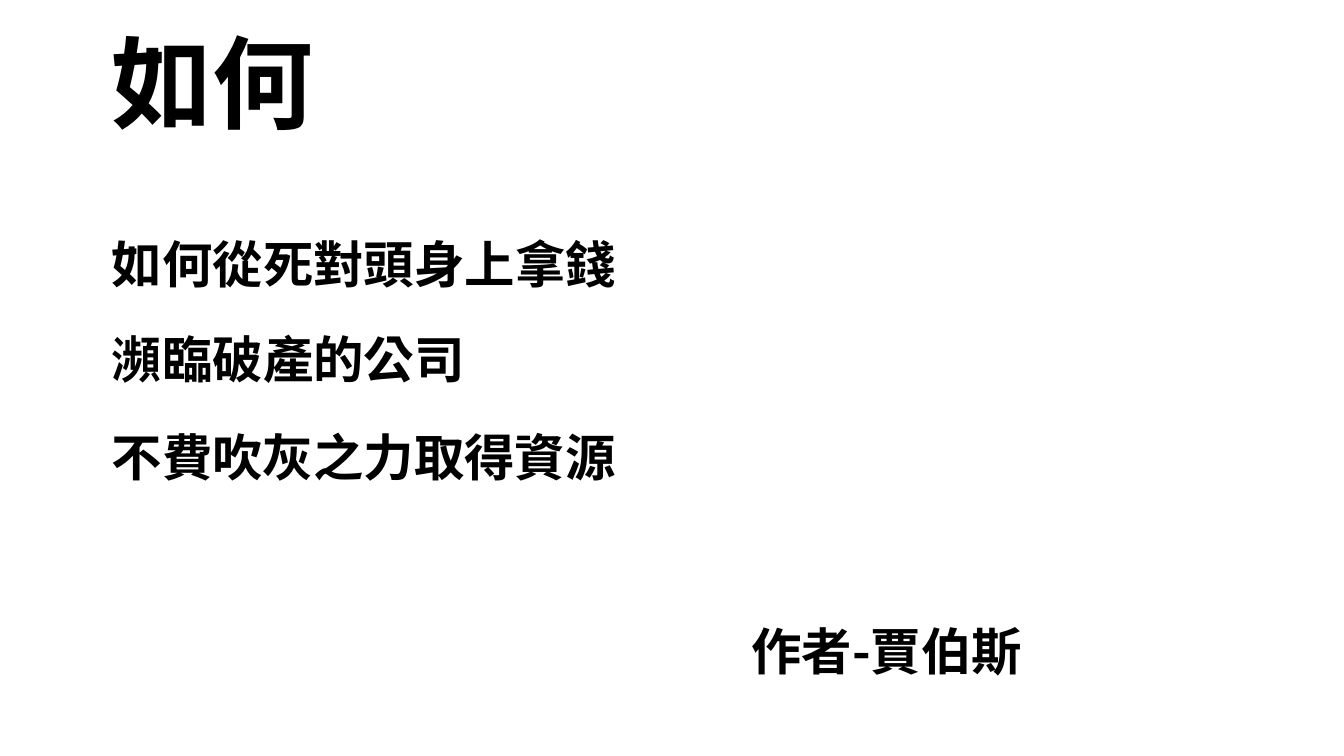
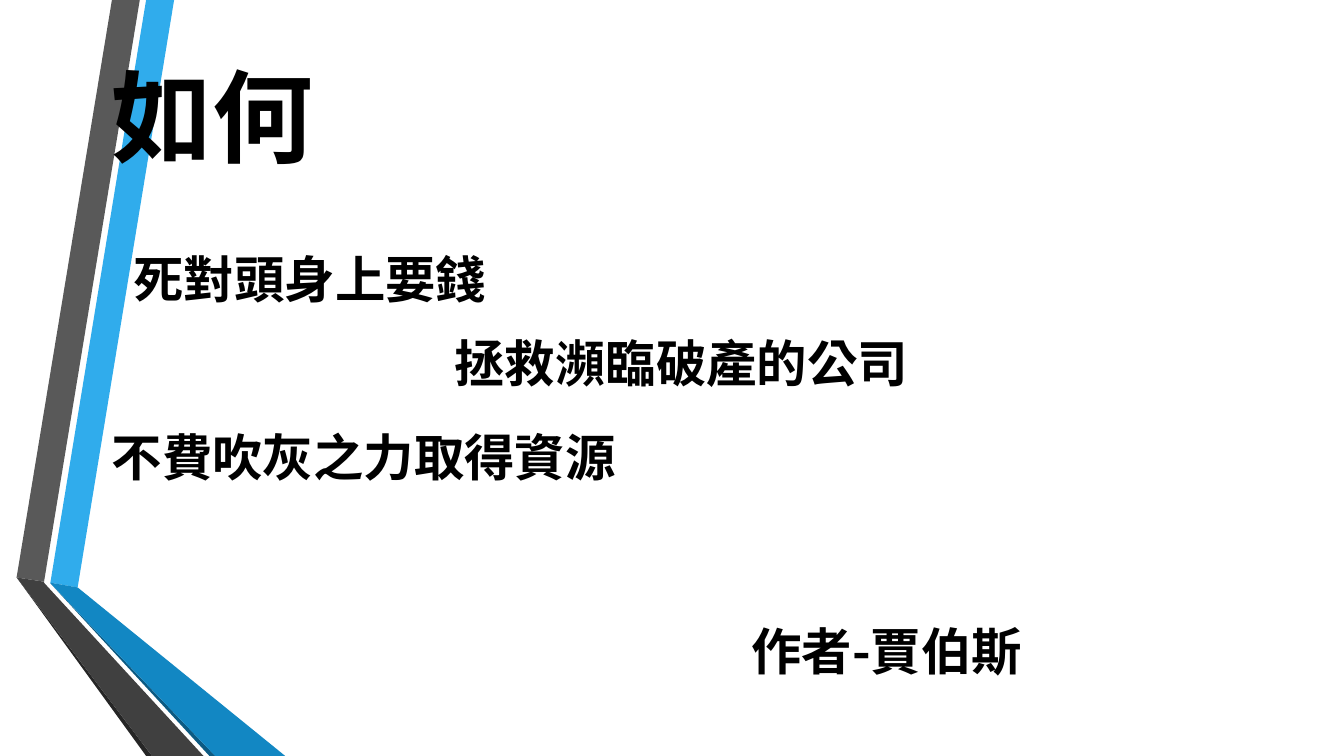
Before and after one commit to Jameswilson7788/school, a slide deck: slide 20 of 政府產業政策簡報.pptx (slide 17 before the commit). Drawn at 1344x756 pixels with LibreOffice and Linux fonts; fonts in the diff are those of the drawing; background and template pictures are left out. Boxes give left, top, right and bottom in pixels: in the first picture for what was removed or moved away, otherwise in the second. Text is boxed around its words. In the diff, an @@ line names an element or a change of style, - is before the commit and + after.

```diff
--- a/政府產業政策簡報.pptx
+++ b/政府產業政策簡報.pptx
@@ text "如何" rewrapped from [112, 35, 314, 130] to [112, 53, 314, 181] @@
@@ text "死對頭身上要錢" at [134, 255, 487, 303]: vertical alignment top to middle @@
@@ text at [134, 255, 487, 303]: text changed @@
-如何從死對頭身上拿錢
+死對頭身上要錢
@@ title at [455, 338, 909, 387]: text changed @@
-瀕臨破產的公司
+拯救瀕臨破產的公司
@@ group added at [16, 0, 285, 756]: 6 freeform shapes @@
```
Also in this commit, not shown: 13 other slides changed, 7 slides added, 4 slides removed.
